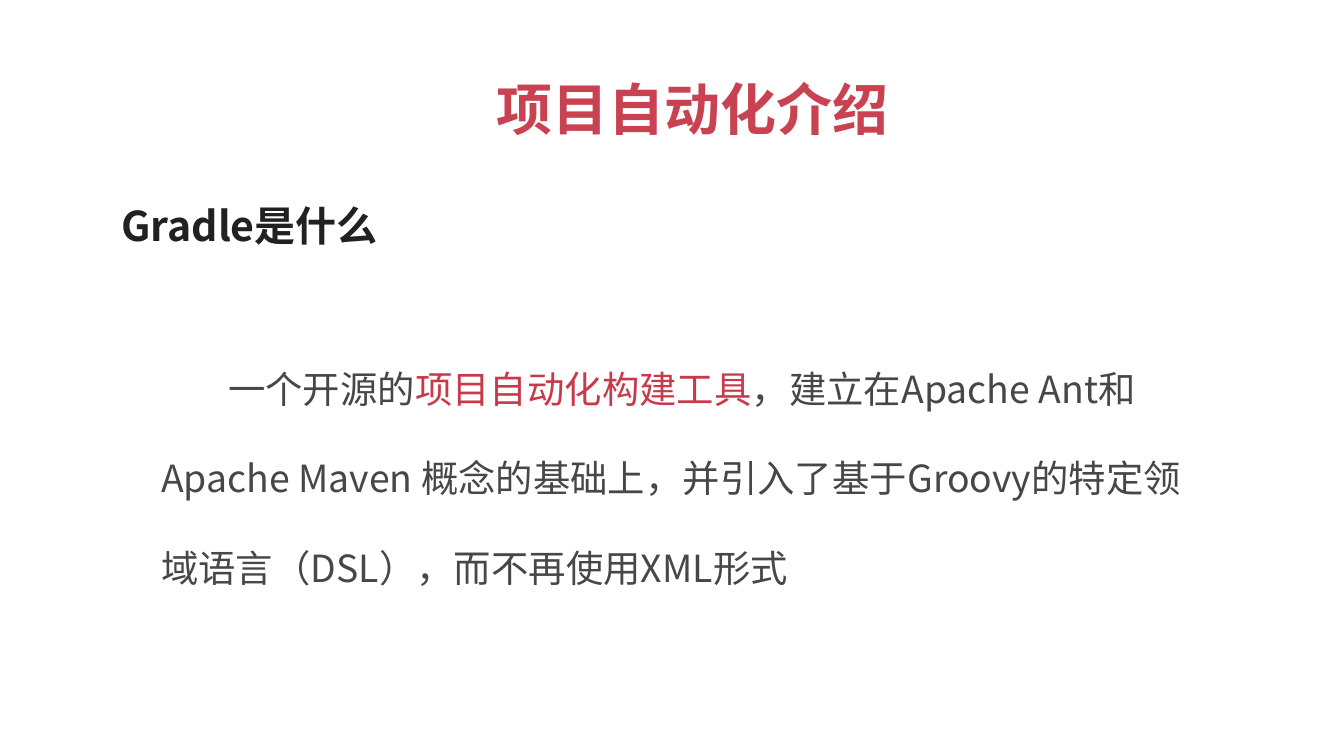
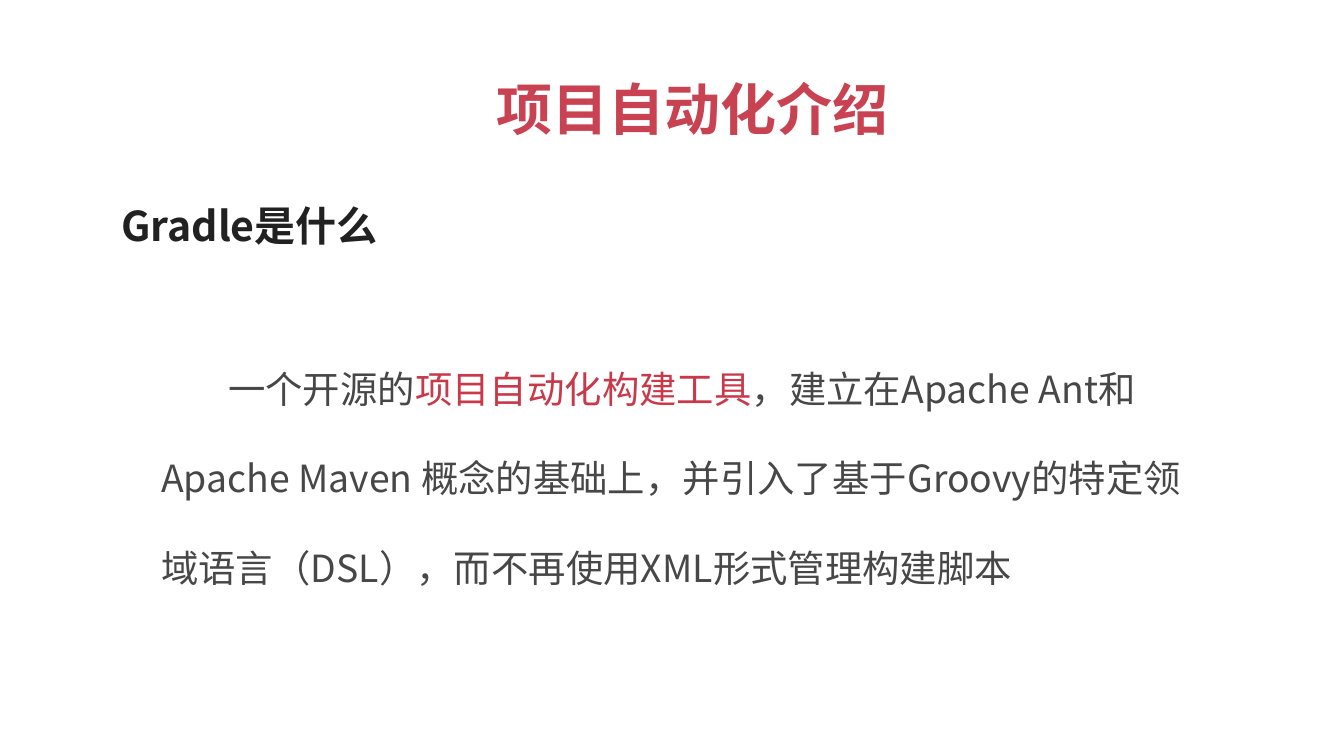
Before and after one commit to 1329555958/imooc, a slide deck: slide 5 of Gradle.pptx. Drawn at 1344x756 pixels with LibreOffice and Linux fonts; fonts in the diff are those of the drawing. Boxes give left, top, right and bottom in pixels: in the first picture for what was removed or moved away, otherwise in the second. Text is boxed around its words. In the diff, an @@ line names an element or a change of style, - is before the commit and + after.

Commit message:
'autopush'

```diff
--- a/Gradle.pptx
+++ b/Gradle.pptx
@@ text at box(161, 371, 1181, 586): text changed @@
-一个开源的项目自动化构建工具，建立在Apache Ant和Apache Maven 概念的基础上，并引入了基于Groovy的特定领域语言（DSL），而不再使用XML形式
+一个开源的项目自动化构建工具，建立在Apache Ant和Apache Maven 概念的基础上，并引入了基于Groovy的特定领域语言（DSL），而不再使用XML形式管理构建脚本
```
